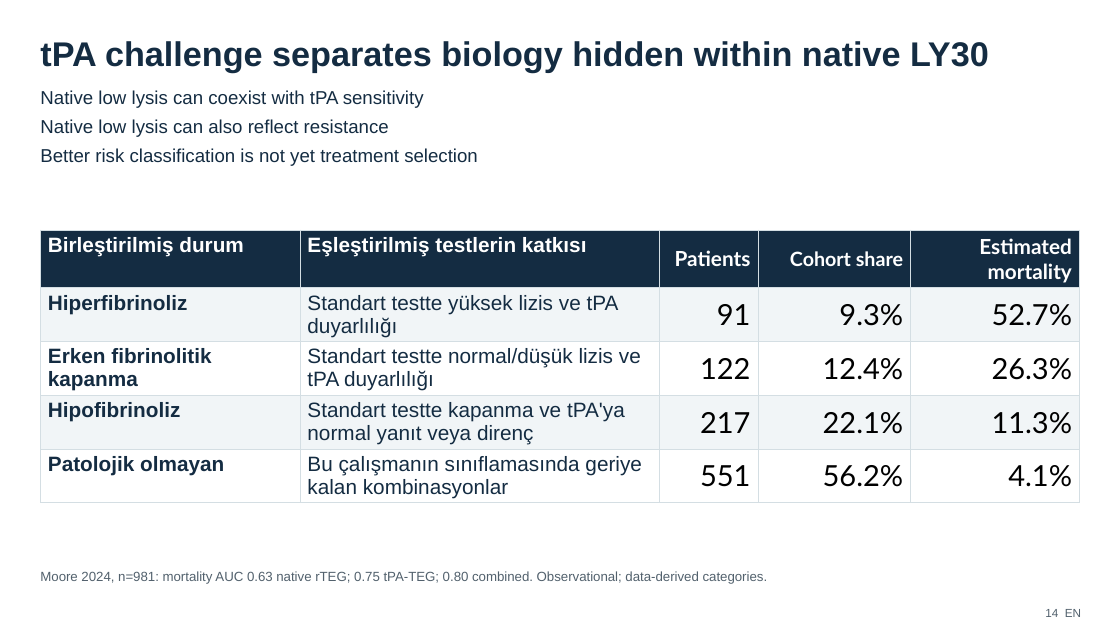
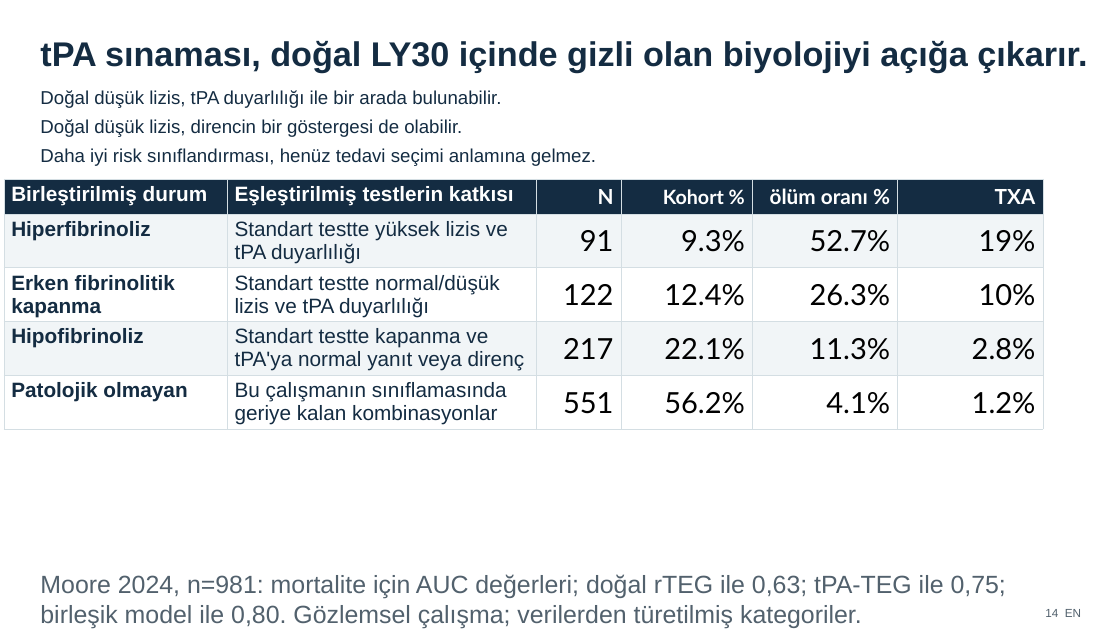
Before and after one commit to cryanking/cryanking.github.io, a slide deck: slide 33 of lectures/tark/TXA_Trauma_English_Turkish.pptx. Drawn at 1120x630 pixels with LibreOffice and Linux fonts; fonts in the diff are those of the drawing. Boxes give left, top, right and bottom in pixels: in the first picture for what was removed or moved away, otherwise in the second. Text is boxed around its words. In the diff, an @@ line names an element or a change of style, - is before the commit and + after.

```diff
--- a/lectures/tark/TXA_Trauma_English_Turkish.pptx
+++ b/lectures/tark/TXA_Trauma_English_Turkish.pptx
@@ text at (40, 41, 1087, 73): text changed @@
-tPA challenge separates biology hidden within native LY30
+tPA sınaması, doğal LY30 içinde gizli olan biyolojiyi açığa çıkarır.
@@ text at (40, 90, 501, 108): text changed @@
-Native low lysis can coexist with tPA sensitivity
+Doğal düşük lizis, tPA duyarlılığı ile bir arada bulunabilir.
@@ text at (40, 119, 462, 137): text changed @@
-Native low lysis can also reflect resistance
+Doğal düşük lizis, direncin bir göstergesi de olabilir.
@@ text at (40, 148, 596, 166): text changed @@
-Better risk classification is not yet treatment selection
+Daha iyi risk sınıflandırması, henüz tedavi seçimi anlamına gelmez.
@@ table at (4, 179, 1044, 443) @@
-column 3: Patients | 91 | 122 | 217 | 551
-column 4: Cohort share | 9.3% | 12.4% | 22.1% | 56.2%
-column 5: Estimated mortality | 52.7% | 26.3% | 11.3% | 4.1%
+column 3: N | 91 | 122 | 217 | 551
+column 4: Kohort % | 9.3% | 12.4% | 22.1% | 56.2%
+column 5: ölüm oranı % | 52.7% | 26.3% | 11.3% | 4.1%
+column 6: TXA | 19% | 10% | 2.8% | 1.2%
@@ table: place and size @@
-table at (40, 230, 1079, 516)
+table at (4, 179, 1044, 443)
@@ text at (40, 574, 1006, 629): text changed; size 12.8 to 24 pt @@
-Moore 2024, n=981: mortality AUC 0.63 native rTEG; 0.75 tPA-TEG; 0.80 combined. Observational; data-derived categories.
+Moore 2024, n=981: mortalite için AUC değerleri; doğal rTEG ile 0,63; tPA-TEG ile 0,75; birleşik model ile 0,80. Gözlemsel çalışma; verilerden türetilmiş kategoriler.
```
Also in this commit, not shown: 14 other slides changed, 1 slide added.
